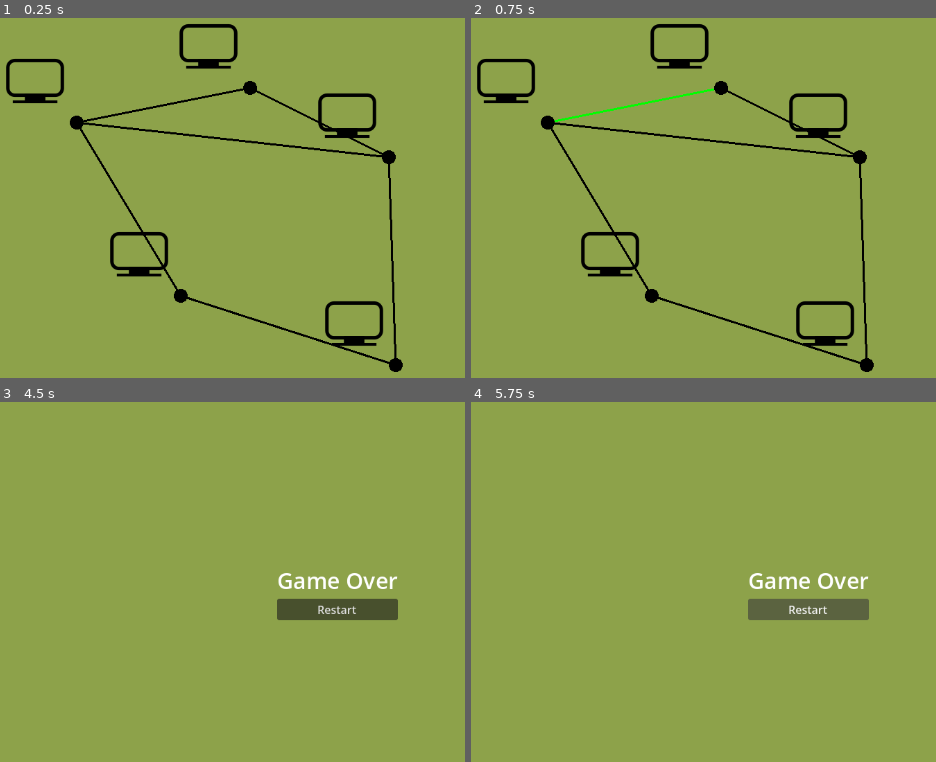
Above: before the commit, frames 1-4 (two rows, left to right).
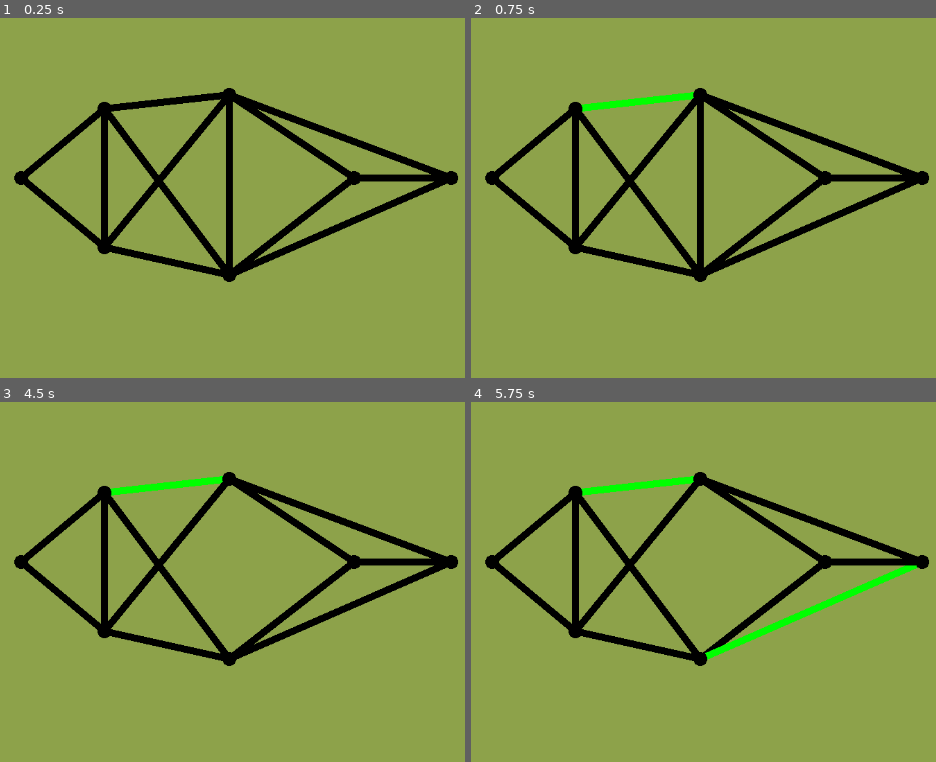
Above: after the commit, the same moments.

Repository: harv-sudo/Shannon-Switching-Game
Game: Godot game, scene res://shannonBoard.tscn
The game is run twice, just before and just after one commit, with the same random seed, the same clock (stepped at 60 frames per second) and the same inputs. Before the commit the project has no main scene; this scene is started directly in both runs.
Inputs (mouse positions are in pixels of both pictures, inside the frame that each line leads up to):
- Up to frame 1 (0.25 s): no input
- Up to frame 2 (0.75 s): tap Enter at 0.5 s; move the mouse to (633, 104) at 0.52 s; click (633, 104) at 0.67 s
- Up to frame 3 (4.5 s): tap Space at 1.25, 2.75, 4.25 s; move the mouse to (232, 524) at 1.27 s; click (232, 524) at 1.42 s; tap Enter at 2, 3.5 s; move the mouse to (130, 592) at 2.02 s; click (130, 592) at 2.17 s; move the mouse to (320, 506) at 2.77 s; click (320, 506) at 2.92 s; move the mouse to (288, 715) at 3.52 s; click (288, 715) at 3.67 s; move the mouse to (390, 646) at 4.27 s; click (390, 646) at 4.42 s
- Up to frame 4 (5.75 s): click (810, 610) at 5 s, where only the run before the commit has a clickable "Restart"

The runs differ from the first frame. In frame 1, 13% of the frame differs, in the area x 1-99%, y 1-99%; in frame 2, 13%; in frame 3, 9.8%; in frame 4, 9.8%.

Commit message:
Updates to scripts
For use with WinConditions

Diff:
--- a/project.godot
+++ b/project.godot
@@ -11,7 +11,7 @@
 [application]
 
 config/name="Shannon Switching Game"
-run/main_scene="res://testingScene.tscn"
+run/main_scene="res://shannonBoard.tscn"
 config/features=PackedStringArray("4.6", "GL Compatibility")
 config/icon="res://icon.svg"
 
--- a/scripts/Point.gd
+++ b/scripts/Point.gd
@@ -12,16 +12,16 @@
 	self.x_position = x_pos;
 	self.y_position = y_pos;
 
-func _add_image():
-	var texture: Texture2D = load("res://images/computer-icon.png")
-
-	var sprite = Sprite2D.new()
-	sprite.texture = texture
+#func _add_image():
+	#var texture: Texture2D = load("res://images/computer-icon.png")
+	#
+	#var sprite = Sprite2D.new()
+	#sprite.texture = texture
 	#sprite.size = Vector2(50, 50)
-	add_child(sprite)
-
-	sprite.position = Vector2(x_position - 60, y_position - 60)
+	#add_child(sprite)
+	#
+	#sprite.position = Vector2(x_position - 60, y_position - 60)
 
 func _draw():
 	draw_circle(Vector2(x_position, y_position),radius, colour);
-	_add_image()
+	#_add_image()
--- a/scripts/edges.gd
+++ b/scripts/edges.gd
@@ -4,7 +4,7 @@
 
 var start_position: Vector2
 var end_position: Vector2
-var width: float = 3.0
+var width: float = 10.0
 var colour: Color = Color.BLACK
 var edgeReference: int
 
@@ -15,12 +15,12 @@
 var area: Area2D
 var collision: CollisionShape2D
 
-func _init(start: Vector2, end: Vector2, index: int):
+func _init(start: Vector2, end: Vector2, index: int) -> void:
 	self.start_position = start
 	self.end_position = end
 	self.edgeReference = index
 
-func createCollision():
+func createCollision() -> void:
 	area = Area2D.new()
 	add_child(area)
 
@@ -28,7 +28,7 @@
 
 	var rectangle = RectangleShape2D.new()
 	var length = (start_position - end_position).length()
-	rectangle.size = Vector2(length, 10 * width)
+	rectangle.size = Vector2(length, width)
 
 	collision = CollisionShape2D.new()
 	collision.shape = rectangle
@@ -55,7 +55,7 @@
 	is_hovered = false
 	queue_redraw()
 
-func _draw():
+func _draw() ->void:
 	var checkColour: Color
 
 	# Changes colour of edge if selected by the short player (P1)
@@ -87,7 +87,7 @@
 		match (GlobalVariables.currentPlayer):
 			# Edge selected by short player (P1) turns green
 			0:
-				print("Player 1s turn")
+				print("\n\nPlayer 1s turn")
 				# Enables the re-colouring of the edge
 				is_captured = true
 				GlobalVariables.currentPlayer = GlobalVariables.Player.P2
@@ -96,7 +96,7 @@
 
 			# Edge selected by player 2 is deleted from scene tree
 			1:
-				print("Player 2s turn")
+				print("\n\nPlayer 2s turn")
 				#Removes the edge from the edges global array
 				GlobalVariables.currentPlayer = GlobalVariables.Player.P1
 				# Removes the edge from the scene
@@ -104,12 +104,18 @@
 
 		# The section below is used to remove the clickable area for an edge
 		# when selected
+		var gameState = WinConditions.new()
+		var currentState = gameState.is_game_over(GlobalVariables.start_node, GlobalVariables.end_node, GlobalVariables.points, GlobalVariables.edges)
 
-		GlobalVariables.edges.erase(edgeReference)
-		GlobalVariables.edgesRemaining = GlobalVariables.edgesRemaining - 1
+		if GlobalVariables.currentPlayer == 1:
+			GlobalVariables.edges.erase(edgeReference)
+		#else:
+			#GlobalVariables.short_edges[edgeReference] = GlobalVariables.edges[edgeReference]
+		#GlobalVariables.edgesRemaining = GlobalVariables.edgesRemaining - 1
 		area.input_pickable = false
 		is_hovered = false
 		Input.set_default_cursor_shape(Input.CURSOR_ARROW)
 
-		print(GlobalVariables.edges)
-		GlobalVariables.is_game_over()
+
+		if !currentState:
+			GlobalVariables.game_over()
--- a/scripts/gameManager.gd
+++ b/scripts/gameManager.gd
@@ -4,7 +4,7 @@
 	draw_edges()
 	draw_nodes()
 
-func draw_edges():
+func draw_edges() -> void:
 	for i in GlobalVariables.edges.size():
 		var startPointIndex = GlobalVariables.edges[i]["start"]
 		var endPointIndex = GlobalVariables.edges[i]["end"]
@@ -27,4 +27,4 @@
 
 func _ready():
 	drawGraph()
-	GlobalVariables.edgesRemaining = totalEdges()
+	#GlobalVariables.edgesRemaining = totalEdges()
--- a/scripts/globalVariables.gd
+++ b/scripts/globalVariables.gd
@@ -1,6 +1,6 @@
 extends Node2D
 
-# This script contains global variables that are loaded by the auto loader when the game runs..
+# This script contains global variables that are loaded by the auto loader when the game runs.
 # This allows us to access the variables declared within in other script files, allowing for
 # seperation of concerns.
 
@@ -11,25 +11,35 @@
 var currentPlayer = Player.P1
 
 var points = [
-	{"position": Vector2(200, 200)},
-	{"position": Vector2(450, 150)},
-	{"position": Vector2(650, 250)},
-	{"position": Vector2(350, 450)},
-	{"position": Vector2(660, 550)},
+	{"position": Vector2(120, 280)}, # 0 - S
+	{"position": Vector2(240, 180)}, # 1
+	{"position": Vector2(240, 380)}, # 2
+	{"position": Vector2(420, 160)}, # 3
+	{"position": Vector2(420, 420)}, # 4
+	{"position": Vector2(600, 280)}, # 5
+	{"position": Vector2(740, 280)}  # 6 - G
 ]
 
 var edges = {
-	0: {"start": 0, "end": 1},
-	1: {"start": 0, "end": 2},
-	2: {"start": 0, "end": 3},
-	3: {"start": 1, "end":  2},
-	4: {"start": 3, "end":  4},
-	5: {"start": 2, "end":  4},
+	0:  {"start": 0, "end": 1},
+	1:  {"start": 0, "end": 2},
+	2:  {"start": 1, "end": 2},
+	3:  {"start": 1, "end": 3},
+	4:  {"start": 2, "end": 4},
+	5:  {"start": 1, "end": 4},
+	6:  {"start": 2, "end": 3},
+	7:  {"start": 3, "end": 4},
+	8:  {"start": 3, "end": 5},
+	9:  {"start": 4, "end": 5},
+	10: {"start": 3, "end": 6},
+	11: {"start": 4, "end": 6},
+	12: {"start": 5, "end": 6}
 }
 
-var edgesRemaining = 0
+var start_node = 0
+var end_node = 6
 
-func is_game_over():
-	if edgesRemaining == 0:
-		get_tree().change_scene_to_file("res://gameOverScreen.tscn")
-	pass
+var short_edges = {}
+
+func game_over():
+	get_tree().change_scene_to_file("res://gameOverScreen.tscn")
Not shown, changed: scripts/edges.gd.uid
